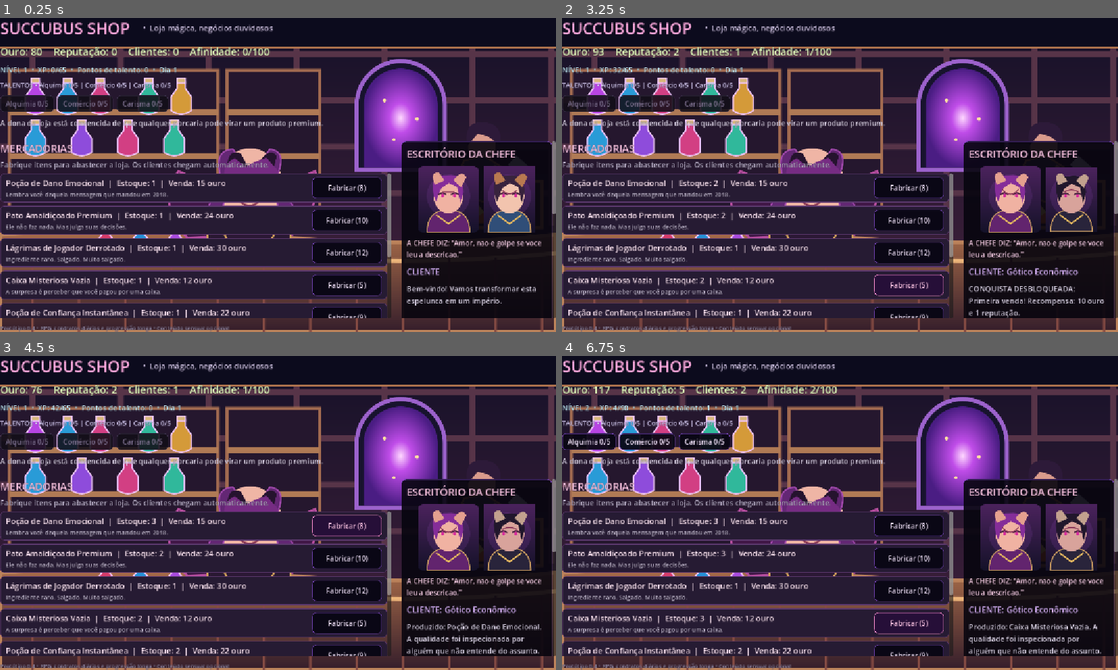
Above: before the commit, frames 1-4 (two rows, left to right).
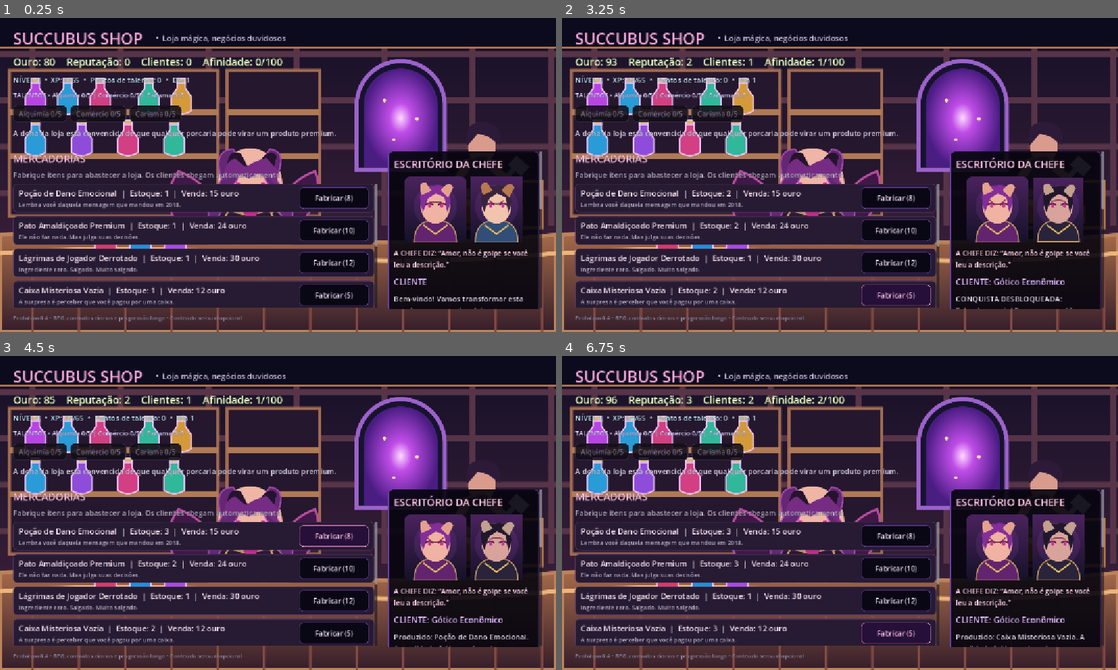
Above: after the commit, the same moments.

Repository: GMGuimaraes/succubus-shop
Game: Godot game, scene res://main.tscn
Two runs of this game, one before a commit and one after it. Both use one fixed random seed, a clock stepped at 60 frames per second and the inputs below.
Inputs:
- Up to frame 1 (0.25 s): no input
- Up to frame 2 (3.25 s): click "Fabricar (8)" at 0.5 s; click "Fabricar (10)" at 1.25 s; click "Fabricar (12)" at 2 s; click "Fabricar (5)" at 2.75 s
- Up to frame 3 (4.5 s): click "Fabricar (9)" at 3.5 s; click "Fabricar (8)" at 4.25 s
- Up to frame 4 (6.75 s): click "Fabricar (10)" at 5 s; click "Fabricar (12)" at 5.75 s; click "Fabricar (5)" at 6.5 s

The runs differ from the first frame. In frame 1, 35% of the frame differs, in the area x 0-100%, y 1-100%; in frame 2, 35%; in frame 3, 35%; in frame 4, 35%.

Commit message:
Fix boss quote accents, UI margins and affinity label
- Restore accents in the boss quote (regression from UI polish)
- Use MarginContainer so the 28/22 px margins actually apply
- Show affinity as 0/100 in the initial label, matching the refresh

Co-Authored-By: Claude Sonnet 5.5 <noreply@anthropic.com>
Claude-Session: https://claude.ai/code/session_01SsQLCAjmTifHgcB5kCQ4yg

Diff:
--- a/main.gd
+++ b/main.gd
@@ -83,15 +83,18 @@
 	bg.mouse_filter = Control.MOUSE_FILTER_IGNORE
 	add_child(bg)
 
+	var margin := MarginContainer.new()
+	margin.set_anchors_and_offsets_preset(Control.PRESET_FULL_RECT)
+	margin.theme = _build_visual_theme()
+	margin.add_theme_constant_override("margin_left", 28)
+	margin.add_theme_constant_override("margin_right", 28)
+	margin.add_theme_constant_override("margin_top", 22)
+	margin.add_theme_constant_override("margin_bottom", 22)
+	add_child(margin)
+
 	var root := VBoxContainer.new()
-	root.set_anchors_and_offsets_preset(Control.PRESET_FULL_RECT)
-	root.theme = _build_visual_theme()
 	root.add_theme_constant_override("separation", 12)
-	root.add_theme_constant_override("margin_left", 28)
-	root.add_theme_constant_override("margin_right", 28)
-	root.add_theme_constant_override("margin_top", 22)
-	root.add_theme_constant_override("margin_bottom", 22)
-	add_child(root)
+	margin.add_child(root)
 
 	var header := HBoxContainer.new()
 	header.add_theme_constant_override("separation", 18)
@@ -120,7 +123,7 @@
 	stats.add_child(rep_label)
 	customers_label = _make_stat_label("Clientes: 0")
 	stats.add_child(customers_label)
-	affection_label = _make_stat_label("Afinidade: 0/10")
+	affection_label = _make_stat_label("Afinidade: 0/100")
 	stats.add_child(affection_label)
 
 	progression_label = Label.new()
@@ -283,7 +286,7 @@
 	portrait_row.add_child(customer_portrait)
 
 	var mascot := Label.new()
-	mascot.text = "A CHEFE DIZ: \"Amor, nao e golpe se voce leu a descricao.\""
+	mascot.text = "A CHEFE DIZ: “Amor, não é golpe se você leu a descrição.”"
 	mascot.custom_minimum_size = Vector2(260, 48)
 	mascot.add_theme_font_size_override("font_size", 15)
 	mascot.add_theme_color_override("font_color", Color(1.0, 0.83, 0.92))
